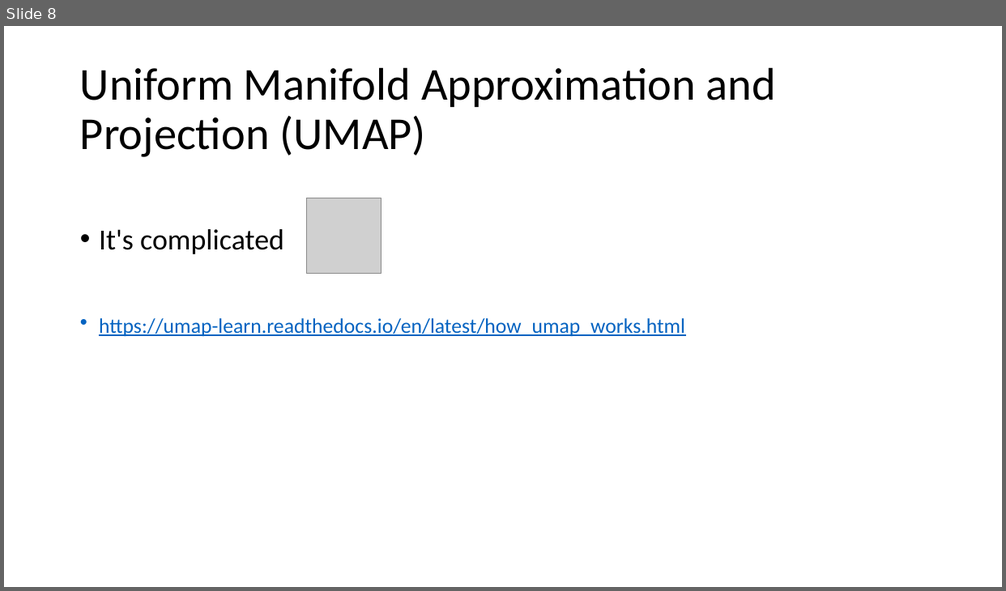
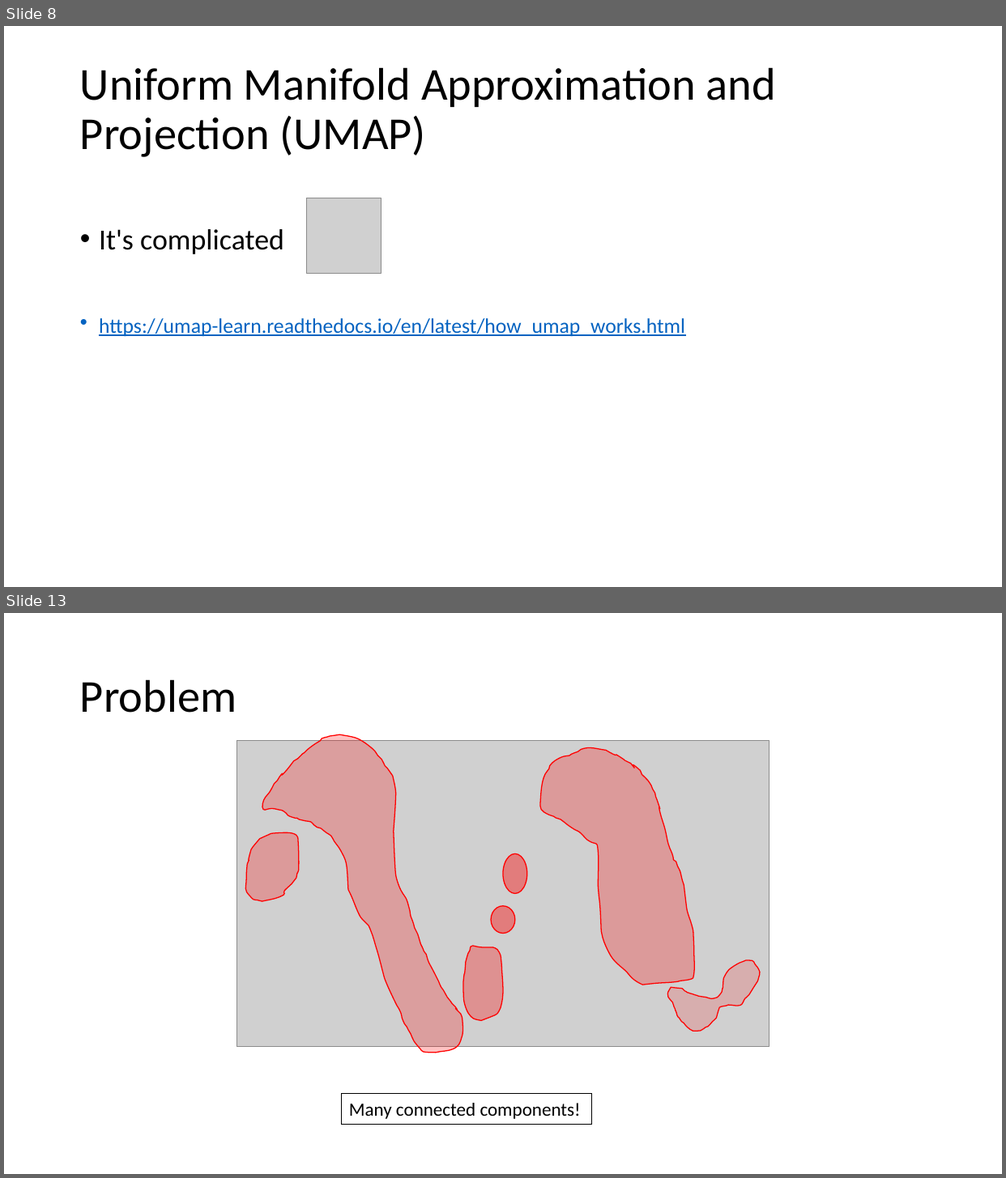
Before and after one commit to gjbex/Machine-learning-with-Python, a slide deck: dimensionality_reduction.pptx. Shown one above the other, each under a label of ours: slide 8 before the commit, slides 8 and 13 after it; the slides between them are not shown. The pictures are 1006x591 and 1006x1178 pixels, drawn with LibreOffice and Linux fonts; fonts in the diff are those of the drawing; grey boxes stand for pictures. Boxes give left, top, right and bottom in pixels: in the first picture for what was removed or moved away, otherwise in the second. Text is boxed around its words. In the diff, an @@ line names an element or a change of style, - is before the commit and + after.

```diff
--- a/dimensionality_reduction.pptx
+++ b/dimensionality_reduction.pptx
@@ slide 13 added at <box>4,613,1002,1174</box>, background #FFFFFF @@
@@ title added at <box>80,679,236,713</box>, 44 pt, text #000000 @@
+Problem
@@ picture added at <box>236,741,769,1046</box> @@
@@ freeform shape added at <box>262,735,463,1053</box>, fill #FF0000 at 24% opacity, outline #FF0000 1 pt @@
@@ freeform shape added at <box>540,747,694,985</box>, fill #FF0000 at 26% opacity, outline #FF0000 1 pt @@
@@ freeform shape added at <box>246,833,299,902</box>, fill #FF0000 at 26% opacity, outline #FF0000 1 pt @@
@@ ellipse added at <box>503,854,527,894</box>, fill #FF0000 at 40% opacity, outline #FF0000 1 pt @@
@@ ellipse added at <box>492,906,515,934</box>, fill #FF0000 at 40% opacity, outline #FF0000 1 pt @@
@@ freeform shape added at <box>463,946,503,1021</box>, fill #FF0000 at 30% opacity, outline #FF0000 1 pt @@
@@ freeform shape added at <box>668,960,760,1032</box>, fill #FF0000 at 16% opacity, outline #FF0000 1 pt @@
@@ rectangle added at <box>342,1094,592,1124</box>, outline #000000 0.75 pt, 18 pt, text #000000 @@
+Many connected components!
```
Also in this commit, not shown: 5 other slides added.
